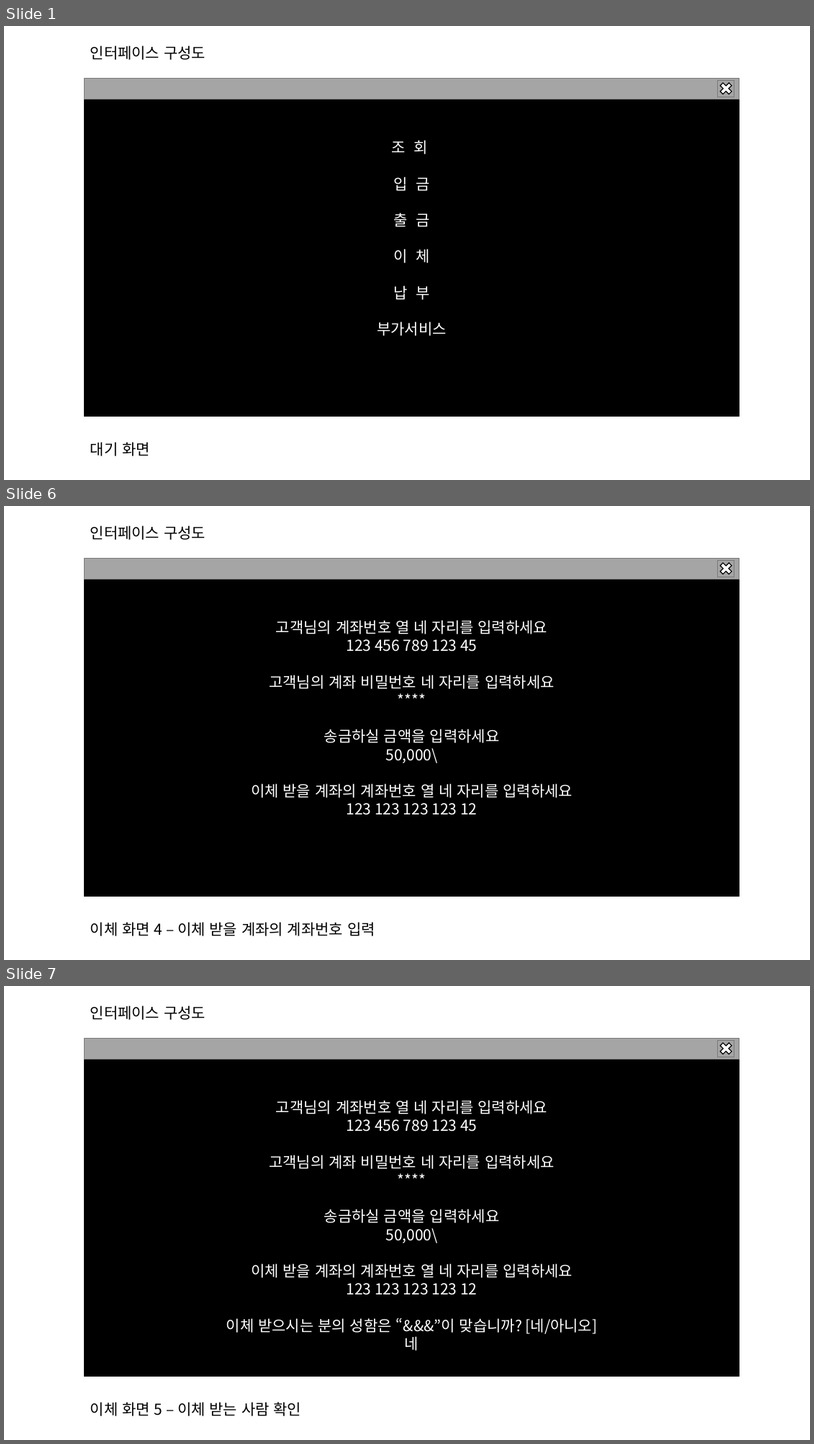
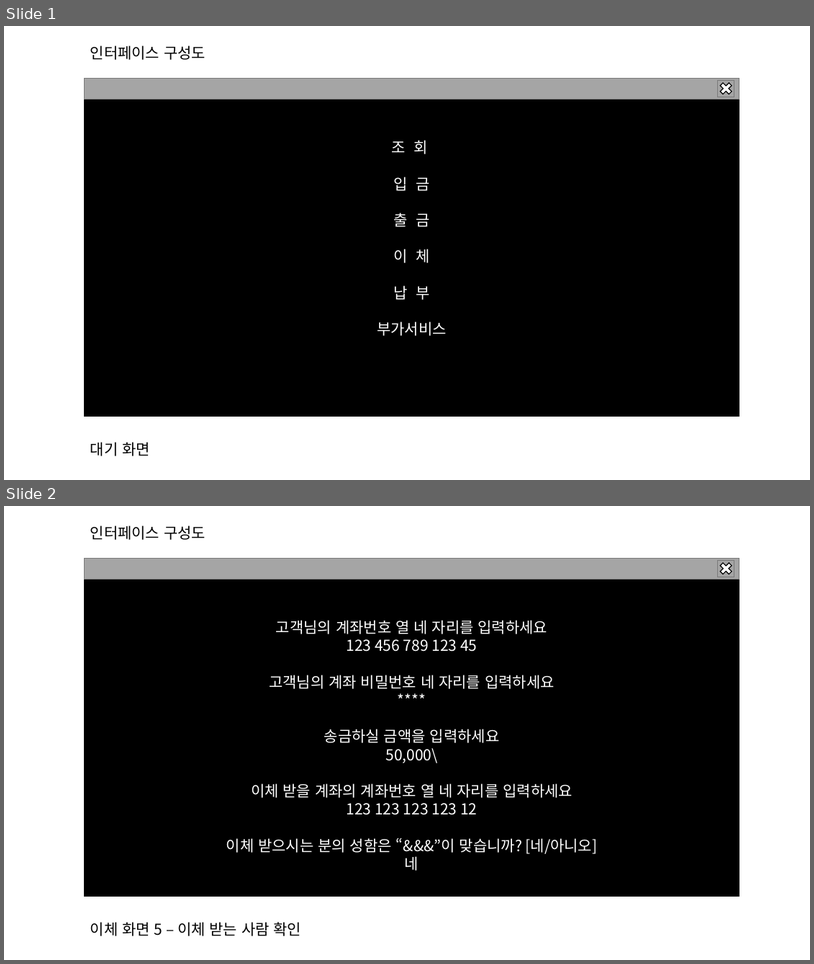
Before and after one commit to 909ma/ATM-System-using-by-C-Language, a slide deck: 기타/인터페이스/인터페이스 양식.pptx. Shown one above the other, each under a label of ours: slides 1, 6 and 7 before the commit, slides 1 and 2 after it; the slides between them are not shown. The pictures are 814x1444 and 814x964 pixels, drawn with LibreOffice and Linux fonts; fonts in the diff are those of the drawing. Boxes give left, top, right and bottom in pixels: in the first picture for what was removed or moved away, otherwise in the second. Text is boxed around its words. In the diff, an @@ line names an element or a change of style, - is before the commit and + after.

```diff
--- a/기타/인터페이스/인터페이스 양식.pptx
+++ b/기타/인터페이스/인터페이스 양식.pptx
@@ slide 6 removed at box(4, 506, 810, 960), background #FFFFFF @@
@@ text removed at box(90, 525, 206, 540) @@
-인터페이스 구성도
@@ group removed at box(85, 558, 741, 896): 3 rectangles, 1 cross @@
-고객님의 계좌번호 열 네 자리를 입력하세요
-123 456 789 123 45
-고객님의 계좌 비밀번호 네 자리를 입력하세요
-****
-송금하실 금액을 입력하세요
-50,000\
-이체 받을 계좌의 계좌번호 열 네 자리를 입력하세요
-123 123 123 123 12
@@ text removed at box(90, 921, 376, 936) @@
-이체 화면 4 – 이체 받을 계좌의 계좌번호 입력
@@ what was slide 7 is now slide 2 @@
```
Also in this commit, not shown: 6 other slides removed.
